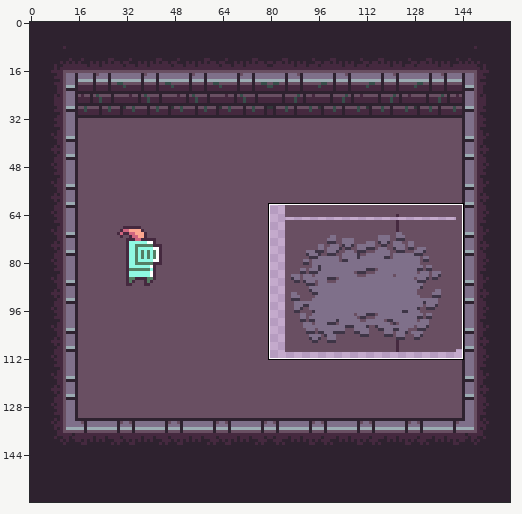
A pixel-art file gets an edit: Aseprite/test.aseprite. Above, an overview of the earlier version with the close-up marked.
Close-up. First the earlier version:
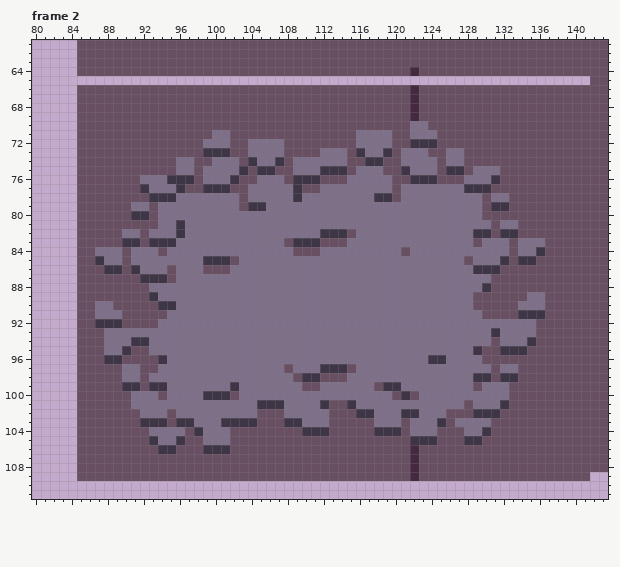
160x160 pixels, 2 frames. Shown: frame 2: x 80..143, y 61..111.
The same view after the edit:
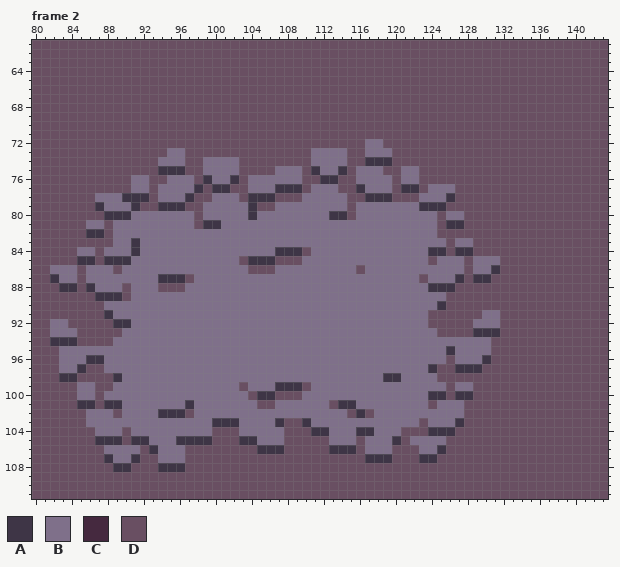
Palette (. is transparent): A #3e3546  B #7f708a  C #45293f  D #694f62
The edit:
Frame 2, layer "Layer 1":
y 61..63: x 80..84 ..... -> DDDDD
y 64: x 80..84 ..... -> DDDDD; x 122 C -> D
y 65: x 80..141 .............................................................. -> DDDDDDDDDDDDDDDDDDDDDDDDDDDDDDDDDDDDDDDDDDDDDDDDDDDDDDDDDDDDDD
y 66..69: x 80..84 ..... -> DDDDD; x 122 C -> D
y 70: x 80..84 ..... -> DDDDD; x 122..123 BB -> DD
y 71: x 80..84 ..... -> DDDDD; x 100..101 BB -> DD; x 116..119 BBBB -> DDDD; x 122..124 BBB -> DDD
y 72: x 80..84 ..... -> DDDDD; x 99..101 BBB -> DDD; x 104..107 BBBB -> DDDD; x 116 B -> D; x 119 B -> D; x 122..124 AAA -> DDD
y 73: x 80..84 ..... -> DDDDD; x 95..96 DD -> BB; x 99..101 AAA -> DDD; x 104..107 BBBB -> DDDD; x 111 D -> B; x 116 A -> D; x 119 A -> B; x 121..123 BBB -> DDD; x 126..127 BB -> DD
y 74: x 80..84 ..... -> DDDDD; x 94..95 DD -> BB; x 97 B -> D; x 99 D -> B; x 104..107 ABBA -> DDDD; x 109..110 BB -> DD; x 119 D -> A; x 121..124 BBBB -> DDDD; x 126..127 BB -> DD
y 75: x 80..84 ..... -> DDDDD; x 94..97 DDBB -> AAAD; x 103 A -> D; x 105..108 AADD -> DDBB; x 110..113 BBAA -> DABB; x 121 A -> B; x 123..124 BB -> DD; x 126..127 AA -> DD; x 129..131 BBB -> DDD
y 76: x 80..84 ..... -> DDDDD; x 91 D -> B; x 93..97 BBAAA -> DDBBB; x 99 B -> A; x 104 D -> B; x 108..113 DAAADD -> BBDDAA; x 115 B -> D; x 121..124 DAAA -> BBDD; x 128..131 BBBA -> DDDD
y 77: x 80..84 ..... -> DDDDD; x 91..93 DAB -> BBD; x 96..99 ADDA -> BBAD; x 107..108 BB -> AA; x 111 D -> B; x 114..116 BBB -> DDA; x 121..123 BBB -> AAD; x 127..130 BAAA -> DDDD
y 78: x 80..84 ..... -> DDDDD; x 87..95 DDDDDDAAA -> BBBAAADBB; x 97..99 BBB -> ADD; x 104..109 BBBBBA -> AAADDD; x 115..117 BBB -> DDA; x 121..122 BB -> DD; x 126..129 BBBB -> ADDD; x 131..132 BB -> DD
y 79: x 80..84 ..... -> DDDDD; x 87..92 DDDDBB -> ABBBAD; x 94..98 BBBBB -> AAADD; x 103 D -> B; x 105..106 AB -> DD; x 115 B -> D; x 123..129 BBBBBBB -> AAADDDD; x 131..132 AA -> DD
y 80: x 80..84 ..... -> DDDDD; x 88..93 DDDAAD -> AAABBB; x 98 B -> D; x 104 B -> A; x 113..115 BBB -> AAD; x 125 B -> D; x 128..129 BB -> DD
y 81: x 80..84 ..... -> DDDDD; x 86..87 DD -> BB; x 89..93 DDDDD -> BBBBB; x 96 A -> B; x 98..100 BBB -> DAA; x 125..130 BBBBBB -> DAADDD; x 132..133 BB -> DD
y 82: x 80..84 ..... -> DDDDD; x 86..87 DD -> AA; x 89 D -> B; x 92 D -> B; x 96 A -> B; x 112..115 AAAD -> BBBB; x 125..130 BBBBAA -> DDDDDD; x 132..133 AA -> DD
y 83: x 80..84 ..... -> DDDDD; x 89..90 DA -> BB; x 92..95 DAAA -> BBBB; x 108..114 DAAADDD -> BBBBBBB; x 126 B -> D; x 130..132 BBB -> DDD; x 134..136 BBB -> DDD
y 84: x 80..87 .....DDB -> DDDDDBBD; x 90..91 DB -> BA; x 94 D -> B; x 107..109 BBD -> AAA; x 111 D -> B; x 121 D -> B; x 124..132 BBBBBBBBB -> AADAADDDD; x 134..136 BBA -> DDD
y 85: x 80..90 .....DDABBD -> DDDDDAADAAA; x 99..109 AAADBBBBBBB -> BBBBDAAADDD; x 124 B -> D; x 132 A -> D; x 134..135 AA -> DD
y 86: x 80..84 ..... -> DDBBB; x 86..91 DDAADA -> BBBDBB; x 95 D -> B; x 99..101 DDD -> BBB; x 104..106 BBB -> DDD; x 116 B -> D; x 128..130 BAA -> DBB
y 87: x 80..84 ..... -> DDABB; x 86..93 DDDDDDAA -> BBBBBBBB; x 95..97 DBB -> AAD; x 123 B -> D; x 127..130 BBBB -> ADAA
y 88: x 80..84 ..... -> DDDAA; x 86..89 DDDD -> ABBB; x 91..92 DD -> BB; x 94..96 BBB -> DDD; x 124..130 BBBBBBA -> AAADDDD
y 89: x 80..84 ..... -> DDDDD; x 87..89 DDD -> AAA; x 91..93 DDA -> BBB; x 126..128 BBB -> DDD; x 135..136 BB -> DD
y 90: x 80..84 ..... -> DDDDD; x 87 B -> D; x 89..95 DDDDDAA -> BBBBBBB; x 125..128 BBBB -> ADDD; x 134..136 BBB -> DDD
y 91: x 80..84 ..... -> DDDDD; x 87..88 BB -> DA; x 90..94 DDDDD -> BBBBB; x 124..131 BBBBBBDD -> DDDDDDBB; x 134..136 AAA -> DDD
y 92: x 80..84 ..... -> DDBBD; x 87..88 AA -> DD; x 90..93 DDDD -> ABBB; x 124..128 BBBBB -> DDDDD; x 132..135 BBBB -> DDDD
y 93: x 80..84 ..... -> DDBBB; x 88..89 BB -> DD; x 125..130 BBBBBB -> DDDDAA; x 132..135 BBBB -> DDDD
y 94: x 80..84 ..... -> DDAAA; x 88 B -> D; x 91..92 AA -> BB; x 132..135 BBBA -> DDDD
y 95: x 80..87 .....DDD -> DDDBBBBB; x 90..92 ADD -> BBB; x 126 B -> A; x 129..130 AD -> BB; x 132..134 AAA -> DDD
y 96: x 80..94 .....DDDAADDDDA -> DDDBBBAABBBBBBB; x 124..126 AAB -> BBD; x 130 D -> A
y 97: x 80..85 .....D -> DDDBBA; x 88..89 DD -> BB; x 92..93 DD -> BB; x 108 D -> B; x 112..115 AAAD -> BBBB; x 124..130 BBBBBBB -> ADDAAAD; x 132..133 BB -> DD
y 98: x 80..84 ..... -> DDDAA; x 89 D -> A; x 92 D -> B; x 109..114 DAADDD -> BBBBBB; x 119..120 BB -> AA; x 125..130 BBBBAA -> DDDDDD; x 132..133 AA -> DD
y 99: x 80..86 .....DD -> DDDDDBB; x 89..94 DAADAA -> BBBBBB; x 102..103 AB -> BD; x 107..109 BBB -> AAA; x 111 D -> B; x 118..120 DAA -> BBB; x 126 B -> D; x 130..132 BBB -> DDD
y 100: x 80..86 .....DD -> DDDDDBB; x 88..90 DDD -> BBB; x 94 D -> B; x 99..102 AAAD -> BBBB; x 104..109 BBBBBB -> DAADDD; x 120..122 DAD -> BBB; x 124..132 BBBBBBBBB -> AADAADDDD
y 101: x 80..86 .....DD -> DDDDDAA; x 88..90 DDD -> AAB; x 97 B -> A; x 105..107 AAA -> DDB; x 112 A -> B; x 114 D -> A; x 124 B -> D; x 129..132 BBBA -> DDDD
y 102: x 80..84 ..... -> DDDDD; x 86..88 DDD -> BBB; x 90..91 DD -> BB; x 94..97 BDBB -> AAAD; x 105..107 DDD -> BBB; x 113..114 DD -> BB; x 117 A -> D; x 121..122 AA -> BB; x 126..127 DD -> BB; x 129..131 AAA -> DDD
y 103: x 80..84 ..... -> DDDDD; x 86..97 DDDDDDAAADAA -> BBBBBBBBBBBB; x 100 B -> A; x 103..110 AADDDAAB -> BBBBADDA; x 113..117 DDDDD -> BBBBB; x 121 D -> B; x 123 B -> D; x 125..130 ADBBBB -> BBADDD
y 104: x 80..84 ..... -> DDDDD; x 87..89 DDD -> BBB; x 91..92 DD -> BB; x 97..98 DA -> BB; x 100..101 BB -> DD; x 103..107 DDDDD -> BBBBB; x 110 A -> D; x 113..120 DDDDDAAA -> BBBAABBB; x 122..126 BBBDD -> DDAAA; x 128..130 BBA -> DDD
y 105: x 80..84 ..... -> DDDDD; x 87..89 DDD -> AAA; x 91..93 DDA -> AAB; x 97..101 DDBBB -> AAADD; x 103..107 DDDDD -> AABBB; x 113..115 DDD -> BBB; x 117..120 DDDD -> BBBA; x 122..125 AAAD -> BBBB; x 128..129 AA -> DD
y 106: x 80..84 ..... -> DDDDD; x 88..91 DDDD -> BBBB; x 93..96 DAAD -> ABBB; x 99..101 AAA -> DDD; x 105..107 DDD -> AAA; x 113..115 DDD -> AAA; x 117..119 DDD -> BBB; x 122..125 CDDD -> DBBA
y 107: x 80..84 ..... -> DDDDD; x 88..91 DDDD -> ABBA; x 94..96 DDD -> BBB; x 117..119 DDD -> AAA; x 122..124 CDD -> DAA
y 108: x 80..84 ..... -> DDDDD; x 89..90 DD -> AA; x 94..96 DDD -> AAA; x 122 C -> D
y 109: x 80..84 ..... -> DDDDD; x 122 C -> D; x 142..143 .. -> DD
y 110..111: x 80..143 ................................................................ -> DDDDDDDDDDDDDDDDDDDDDDDDDDDDDDDDDDDDDDDDDDDDDDDDDDDDDDDDDDDDDDDD
Pixel boxes of the changes (left, top, right, bottom) in both close-ups:
changed: (32, 40, 608, 499)
